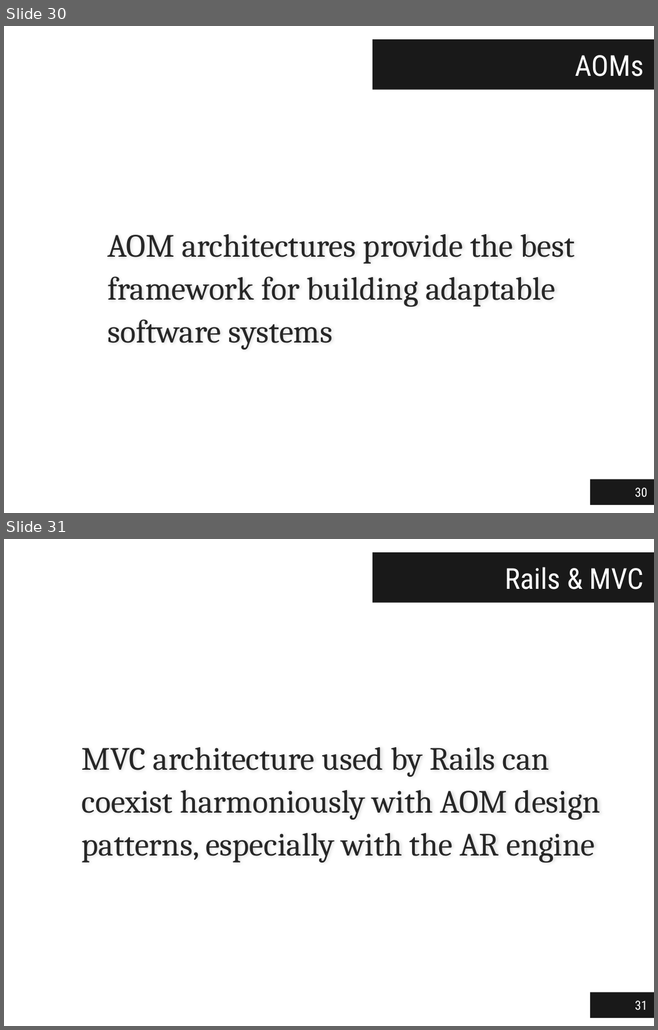
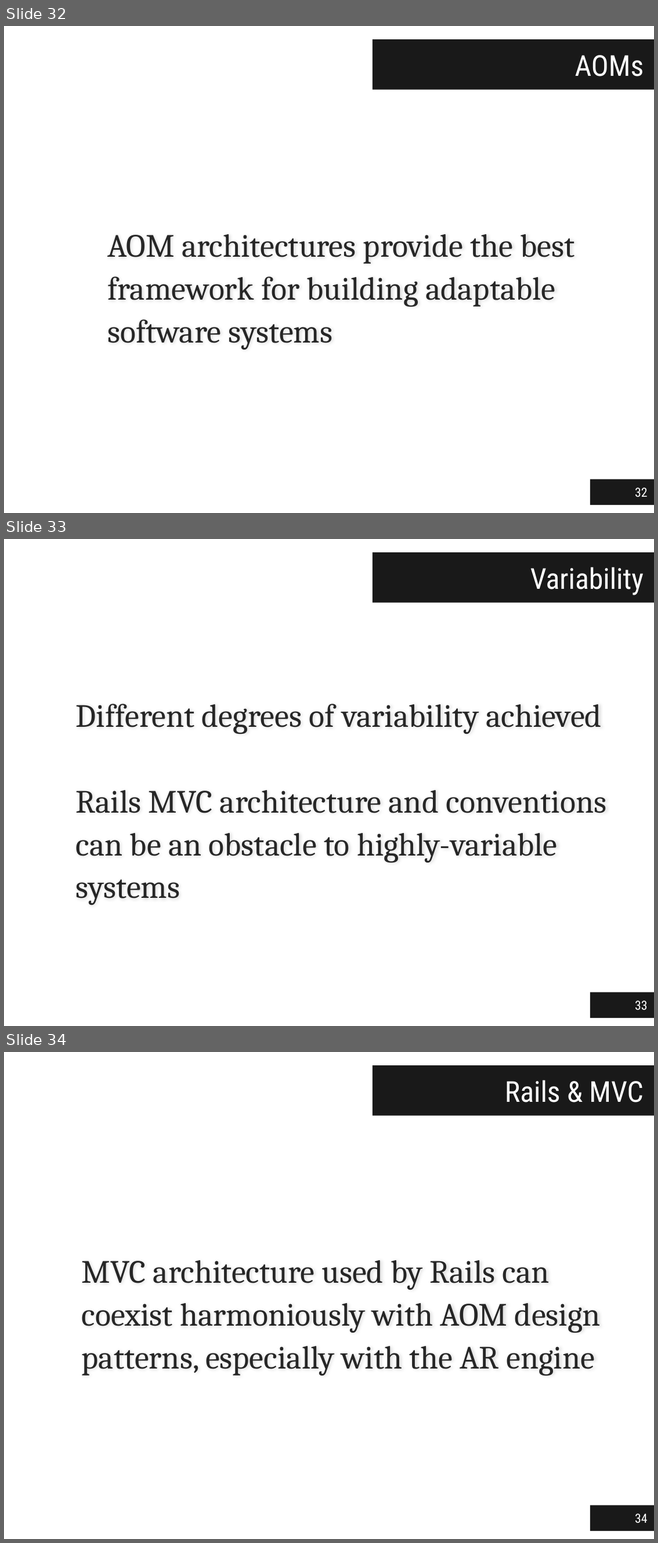
Before and after one commit to jgradim/thesis, a slide deck: presentations/jgradim-presentation.pptx. Shown one above the other, each under a label of ours: slides 30 and 31 before the commit, slides 32, 33 and 34 after it. The pictures are 658x1030 and 658x1543 pixels, drawn with LibreOffice and Linux fonts; fonts in the diff are those of the drawing. Boxes give left, top, right and bottom in pixels: in the first picture for what was removed or moved away, otherwise in the second. Text is boxed around its words. In the diff, an @@ line names an element or a change of style, - is before the commit and + after.

```diff
--- a/presentations/jgradim-presentation.pptx
+++ b/presentations/jgradim-presentation.pptx
@@ slide 33 added at (4,539,654,1026), background #FFFFFF @@
@@ title added at (372,553,654,603), fill #000000 at 90% opacity, 32 pt, text #FFFFFF @@
+Variability
@@ text added at (76,704,607,906), 36 pt, text #262626 @@
+Different degrees of variability achieved
+Rails MVC architecture and conventions can be an obstacle to highly-variable systems
@@ page number added at (590,993,654,1019), fill #000000 at 90% opacity, 14 pt, text #FFFFFF @@
+33
@@ what was slide 30 is now slide 32 @@
@@ page number at (634,488,647,498): text changed @@
-30
+32
@@ what was slide 31 is now slide 34 @@
@@ page number at (634,1514,647,1524): text changed @@
-31
+34
```
Also in this commit, not shown: 18 slides changed, 2 other slides added, 1 slide removed, 2 other files.
